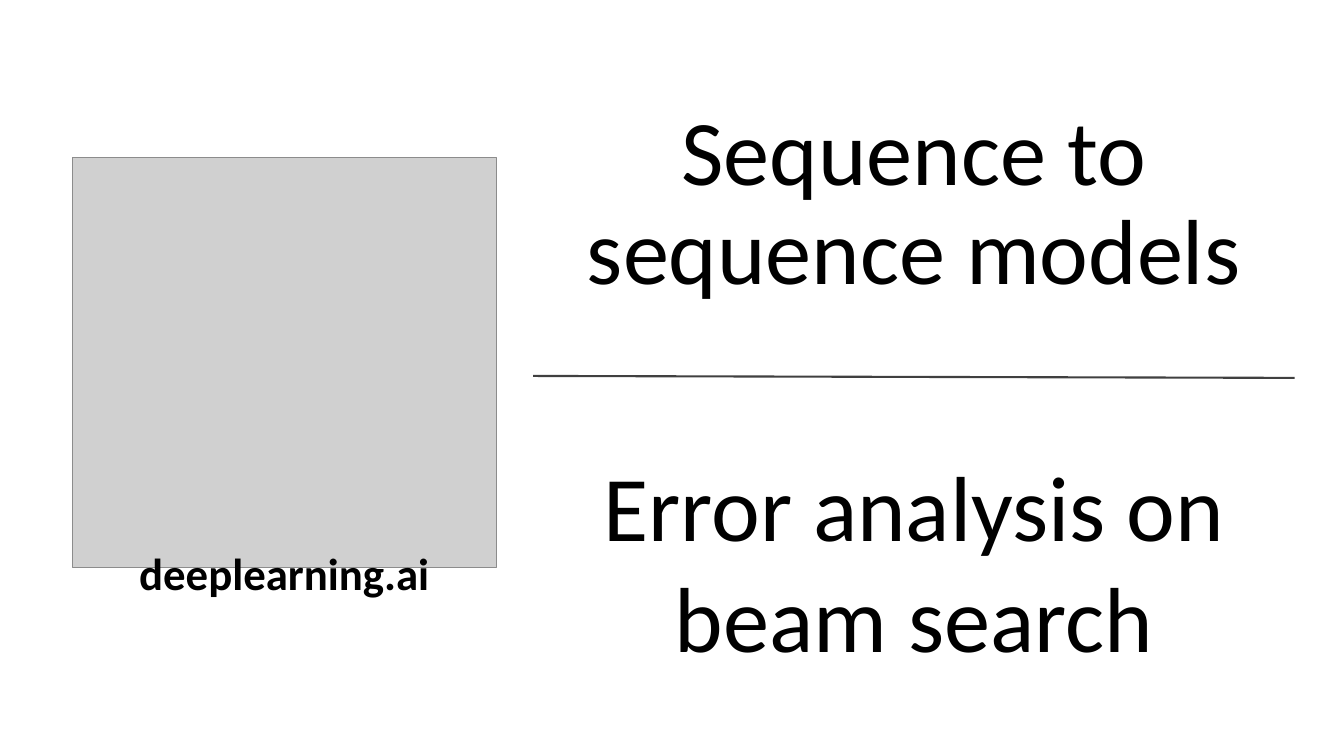
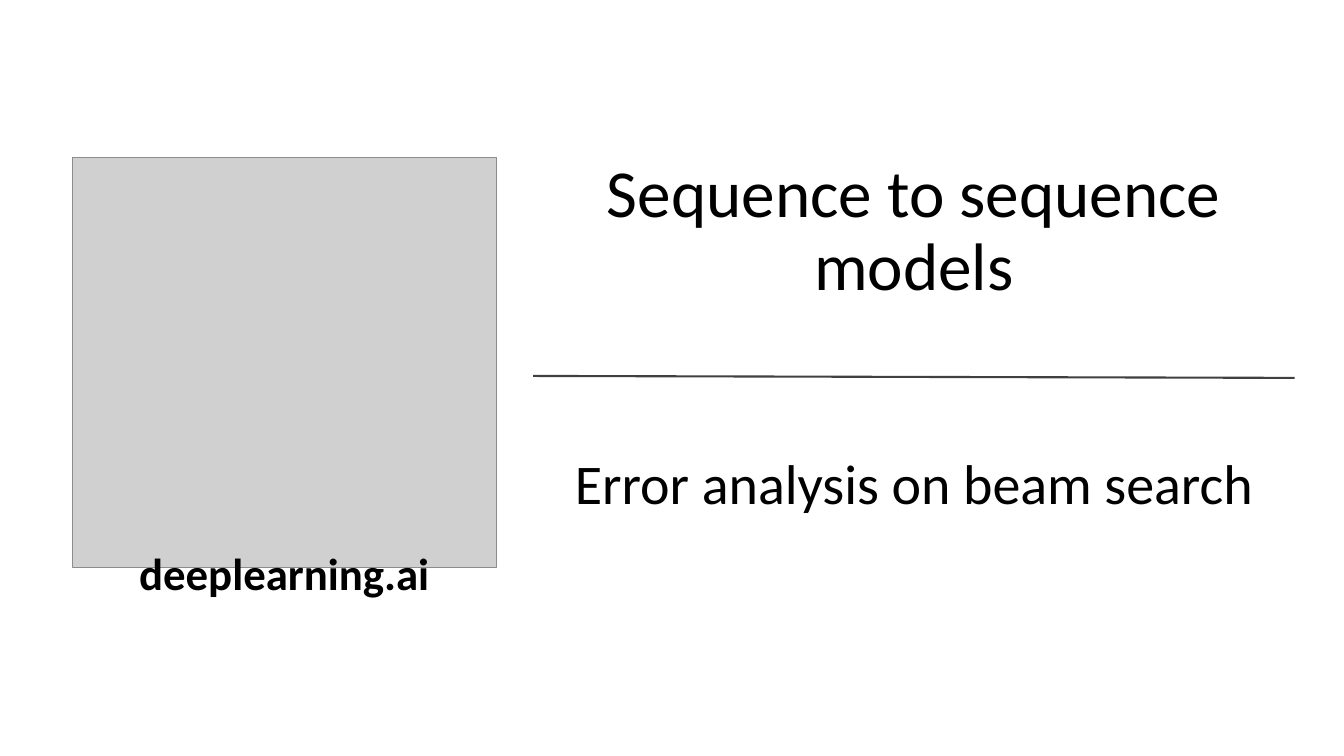
Before and after one commit to jihoonerd/Coursera_Deep_Learning_Specialization, a slide deck: slide 1 of Course_5_-_Sequence_Models/Week_3/05_Error_Analysis_in_Beam_Search.pptx. Drawn at 1344x756 pixels with LibreOffice and Linux fonts; fonts in the diff are those of the drawing; grey boxes stand for pictures. Boxes give left, top, right and bottom in pixels: in the first picture for what was removed or moved away, otherwise in the second. Text is boxed around its words. In the diff, an @@ line names an element or a change of style, - is before the commit and + after.

Commit message:
Update Sequence Models, Week 3 contents

```diff
--- a/Course_5_-_Sequence_Models/Week_3/05_Error_Analysis_in_Beam_Search.pptx
+++ b/Course_5_-_Sequence_Models/Week_3/05_Error_Analysis_in_Beam_Search.pptx
@@ text "Sequence to sequence models" at (x1=607, y1=173, x2=1221, y2=291): size 66 to 48 pt @@
@@ text "Error analysis on beam search" at (x1=575, y1=465, x2=1252, y2=513): size 66 to 40 pt @@
```
Also in this commit, not shown: 3 other slides changed, 4 other files.
